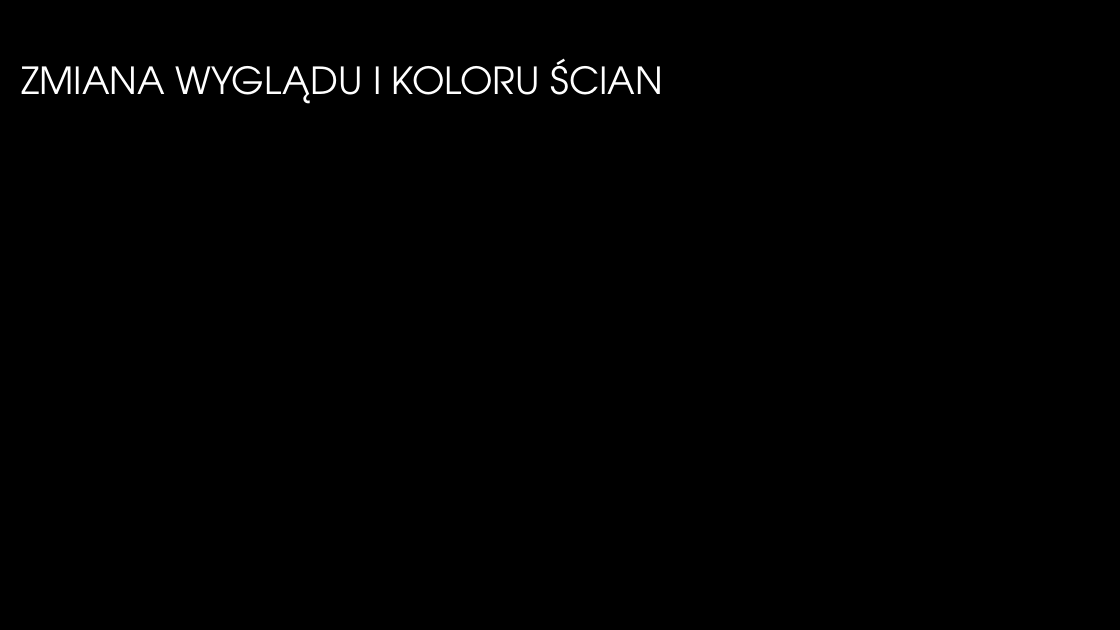
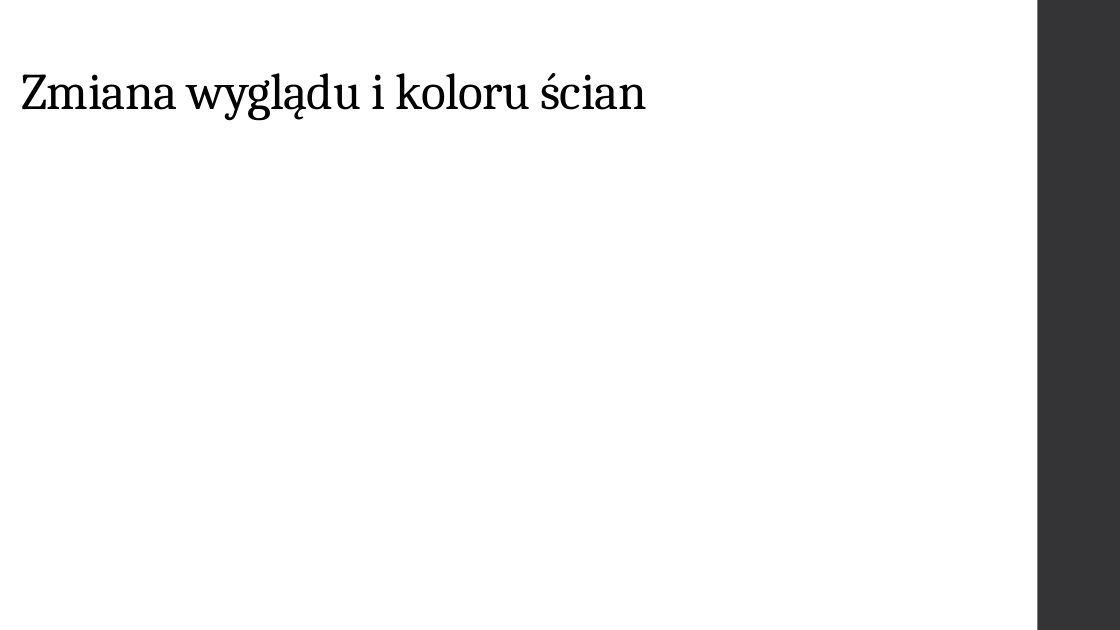
Before and after one commit to GlitchedGuest/PracaInzynieryjska, a slide deck: slide 10 of PrezentacjaAndrzejParuch.pptx. Drawn at 1120x630 pixels with LibreOffice and Linux fonts; fonts in the diff are those of the drawing; background and template pictures are left out. Boxes give left, top, right and bottom in pixels: in the first picture for what was removed or moved away, otherwise in the second. Text is boxed around its words. In the diff, an @@ line names an element or a change of style, - is before the commit and + after.

```diff
--- a/PrezentacjaAndrzejParuch.pptx
+++ b/PrezentacjaAndrzejParuch.pptx
@@ background picture (left out) to #FFFFFF @@
@@ rectangle added at (1038, 0, 1120, 630), fill #353537 @@
@@ title "Zmiana wyglądu i koloru ścian" at (22, 73, 646, 121): vertical alignment middle to bottom @@
@@ title at (22, 73, 646, 121): text changed; size 32 to 44 pt; font TeX Gyre Adventor to Cambria; text colour gradient #FFFFFF to #A6A6A6 to #000000 @@
-ZMIANA WYGLĄDU I KOLORU ŚCIAN
+Zmiana wyglądu i koloru ścian
```
Also in this commit, not shown: 12 other slides changed.
